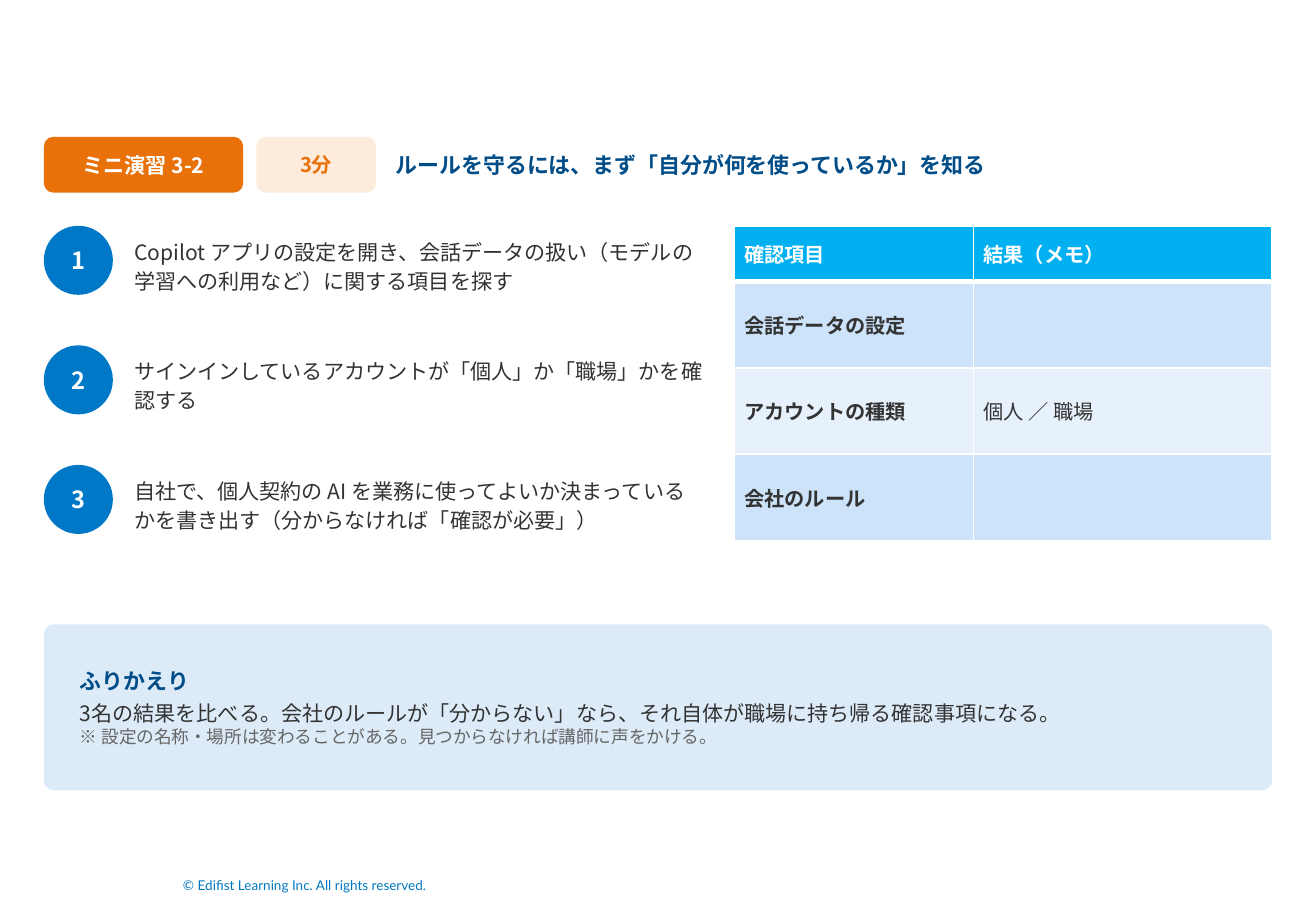
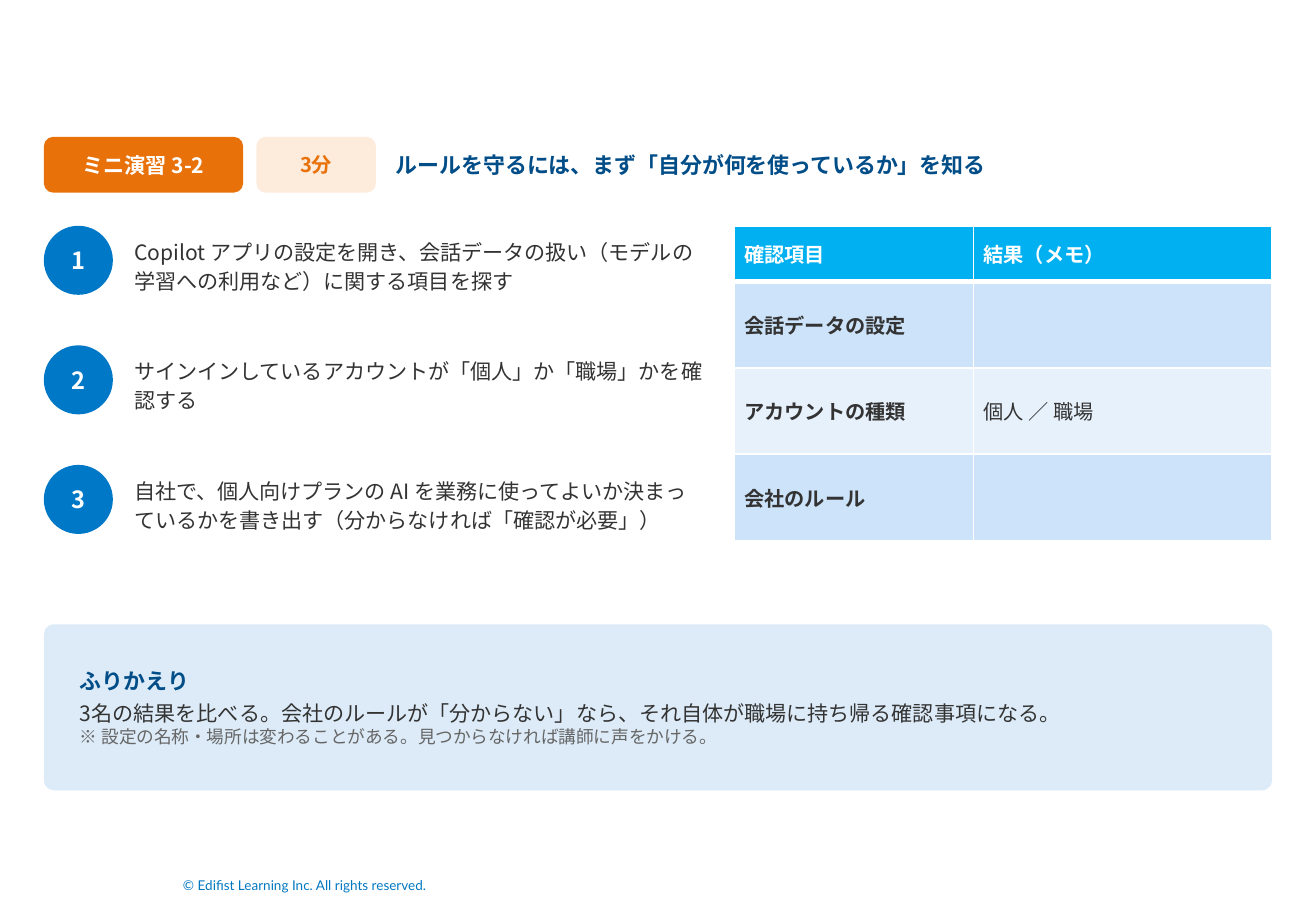
Before and after one commit to Takahashi-eiji-0708/work2026, a slide deck: slide 55 of slides/ソリューション営業のための生成AIセキュア活用実践.pptx. Drawn at 1316x911 pixels with LibreOffice and Linux fonts; fonts in the diff are those of the drawing; background and template pictures are left out. Boxes give left, top, right and bottom in pixels: in the first picture for what was removed or moved away, otherwise in the second. Text is boxed around its words. In the diff, an @@ line names an element or a change of style, - is before the commit and + after.

```diff
--- a/slides/ソリューション営業のための生成AIセキュア活用実践.pptx
+++ b/slides/ソリューション営業のための生成AIセキュア活用実践.pptx
@@ text at <box>134,481,686,530</box>: text changed @@
-自社で、個人契約の AI を業務に使ってよいか決まっているかを書き出す（分からなければ「確認が必要」）
+自社で、個人向けプランの AI を業務に使ってよいか決まっているかを書き出す（分からなければ「確認が必要」）
```
Also in this commit, not shown: 6 other slides changed, 19 other files.
